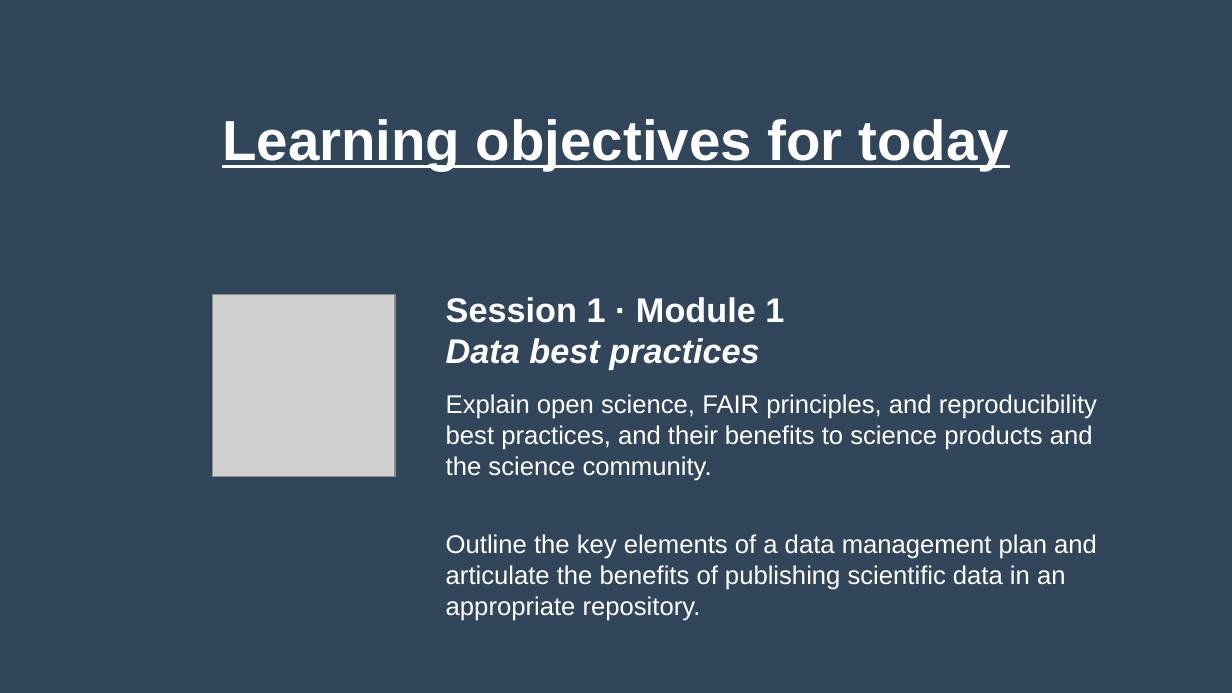
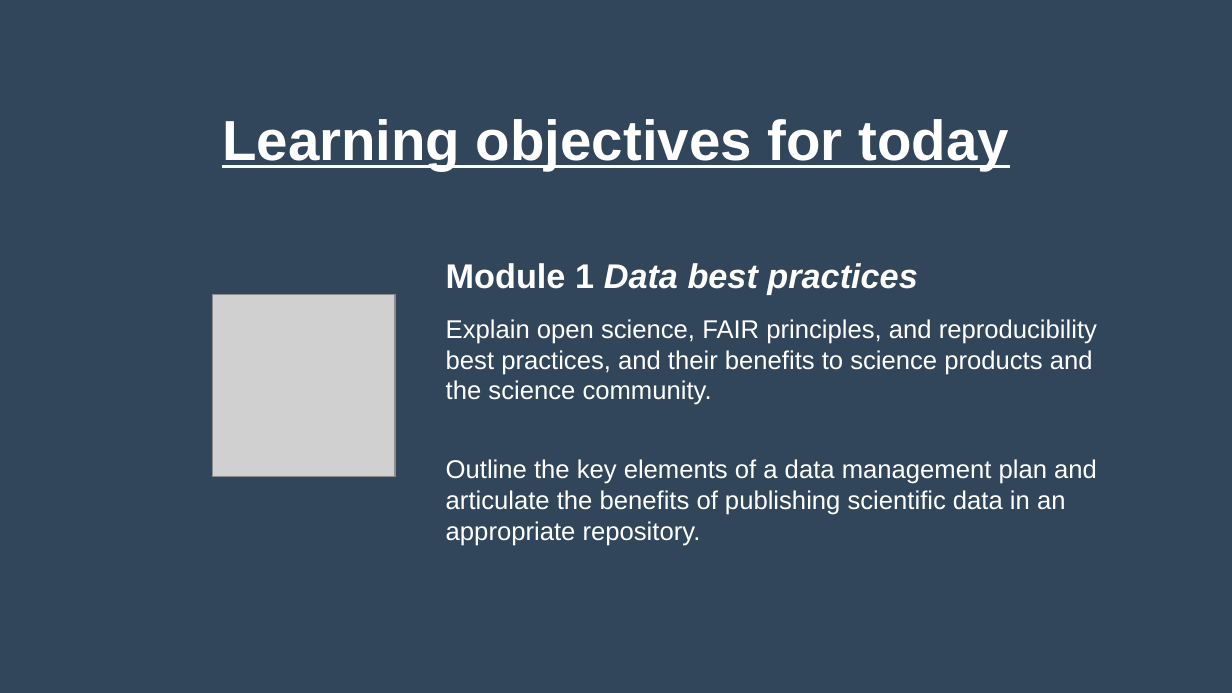
Before and after one commit to CUAHSI/federal-water-data-curriculum, a slide deck: slide 3 of teaching-materials/how-to-build/templates/template.pptx. Drawn at 1232x693 pixels with LibreOffice and Linux fonts; fonts in the diff are those of the drawing; grey boxes stand for pictures. Boxes give left, top, right and bottom in pixels: in the first picture for what was removed or moved away, otherwise in the second. Text is boxed around its words. In the diff, an @@ line names an element or a change of style, - is before the commit and + after.

```diff
--- a/teaching-materials/how-to-build/templates/template.pptx
+++ b/teaching-materials/how-to-build/templates/template.pptx
@@ text "Module 1 Data best practices": place and size @@
-text "Module 1 Data best practices" at <box>446,297,1097,621</box>
+text "Module 1 Data best practices" at <box>446,263,1097,546</box>
@@ text at <box>446,263,917,295</box>: text changed @@
-Session 1 · Module 1
-Data best practices
+Module 1 Data best practices
```
Also in this commit, not shown: 1 other slide changed, 2 slides added.
